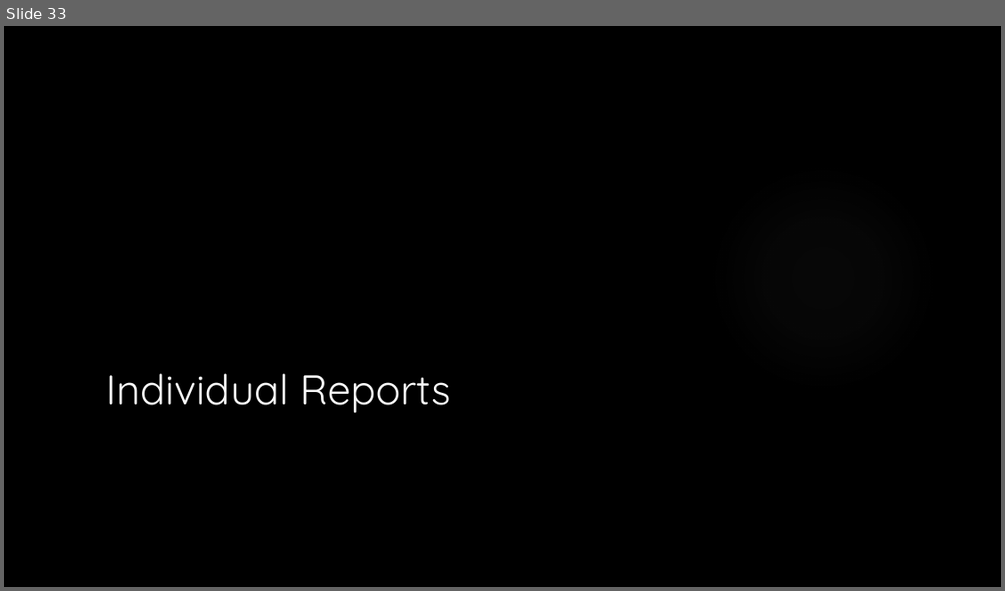
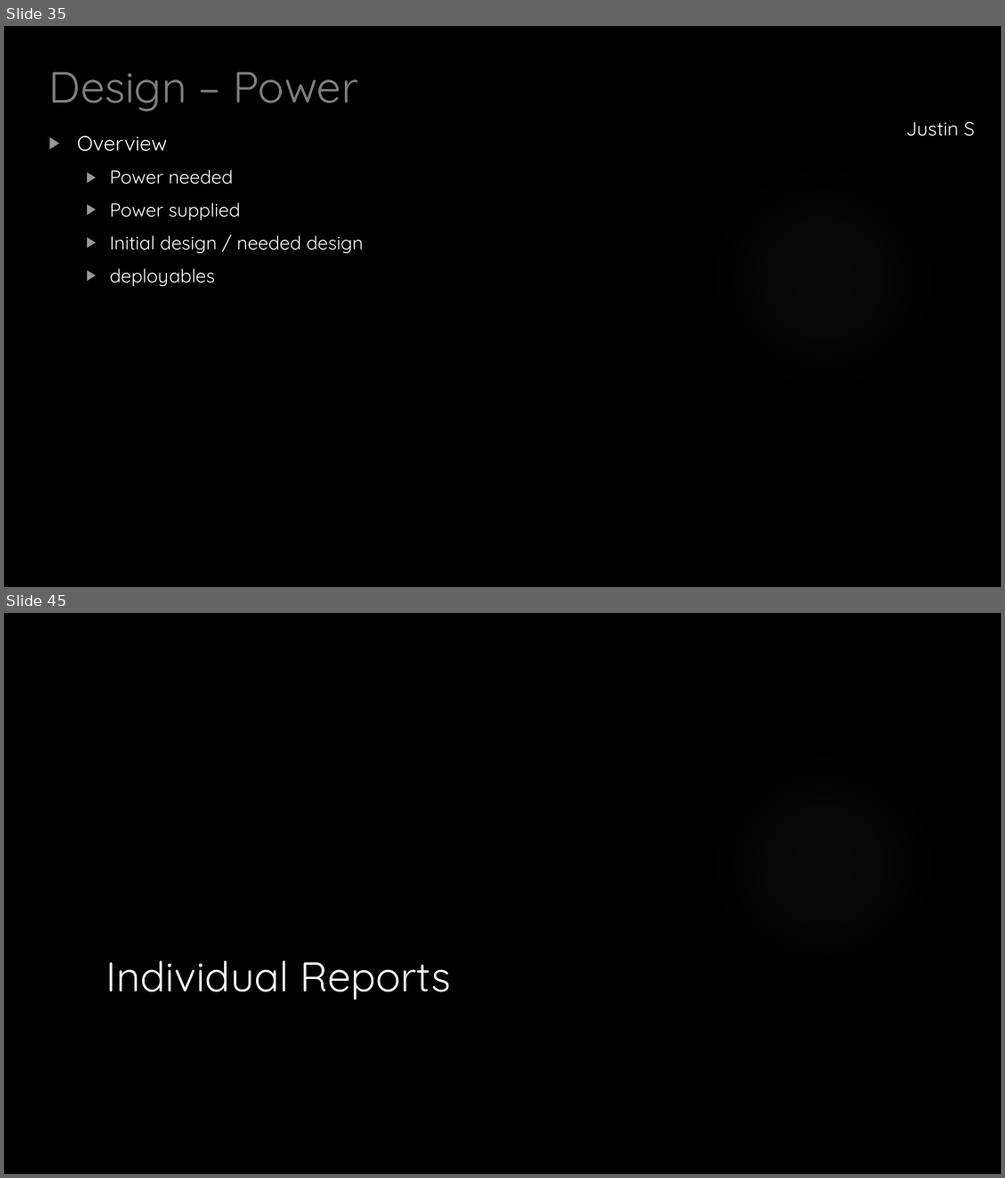
Before and after one commit to HASP-UMN/CubeSat, a slide deck: Presentations/CDR_Presentation.pptx. Shown one above the other, each under a label of ours: slide 33 before the commit, slides 35 and 45 after it; the slides between them are not shown. The pictures are 1005x591 and 1005x1178 pixels, drawn with LibreOffice and Linux fonts; fonts in the diff are those of the drawing; background and template pictures are left out. Boxes give left, top, right and bottom in pixels: in the first picture for what was removed or moved away, otherwise in the second. Text is boxed around its words. In the diff, an @@ line names an element or a change of style, - is before the commit and + after.

```diff
--- a/Presentations/CDR_Presentation.pptx
+++ b/Presentations/CDR_Presentation.pptx
@@ slide 35 added at [4, 26, 1001, 587], background picture (left out); not listed: 1 template element that a slide beside it also shows @@
@@ title added at [48, 72, 358, 111], 42 pt, text #808080 @@
+Design – Power
@@ text added at [906, 121, 974, 136], 18.5 pt, text #FFFFFF @@
+Justin S
@@ text added at [77, 135, 364, 286], 18 pt, text #FFFFFF @@
+▶ Overview
+  ▶ Power needed
+  ▶ Power supplied
+  ▶ Initial design / needed design
+  ▶ deployables
@@ what was slide 33 is now slide 45 @@
```
Also in this commit, not shown: 11 slides changed, 12 other slides added, 1 slide removed, 1 other file.
